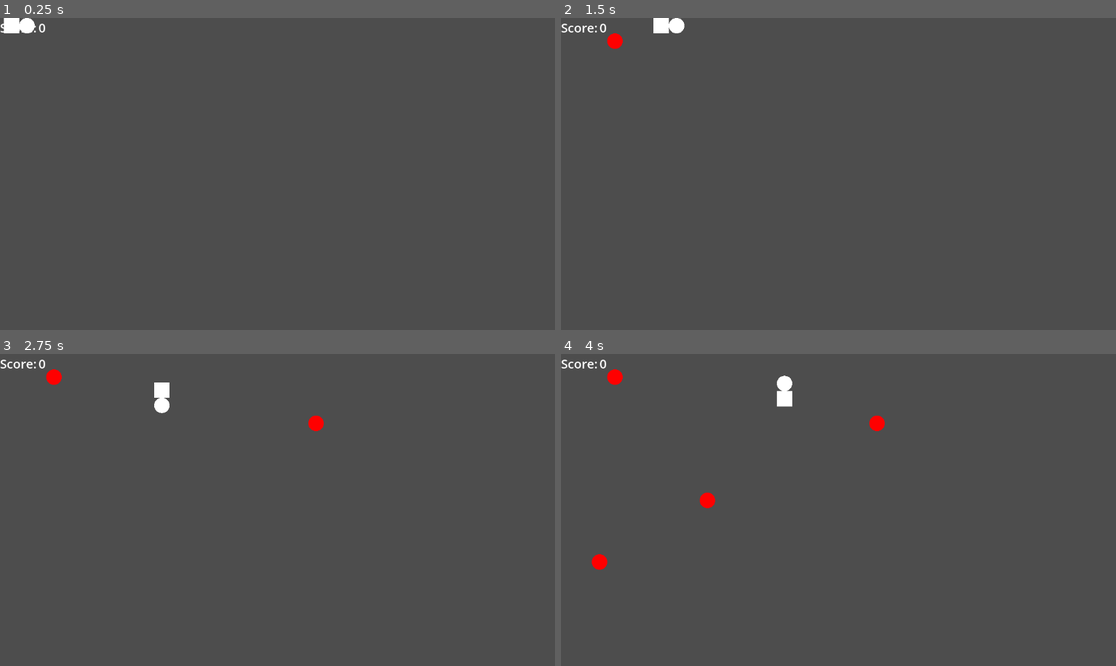
Above: before the commit, frames 1-4 (two rows, left to right).
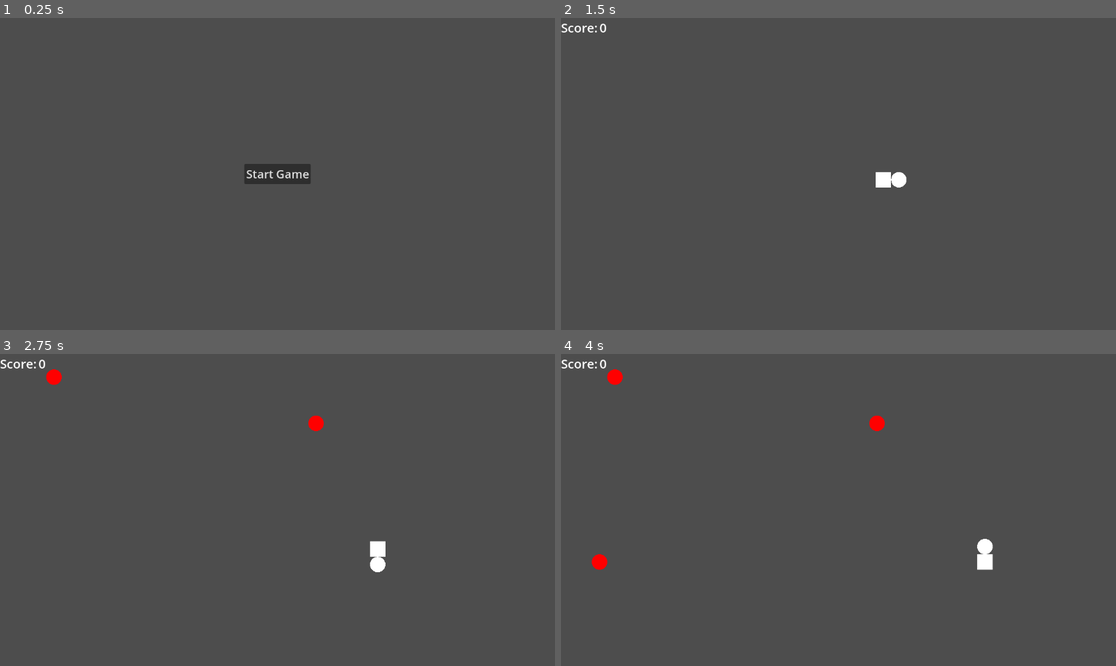
Above: after the commit, the same moments.

Repository: weilence/game-snake
Game: Godot game, scene res://main.tscn
Two runs of this game, one before a commit and one after it. Both use one fixed random seed, a clock stepped at 60 frames per second and the inputs below.
Inputs (mouse positions are in pixels of both pictures, inside the frame that each line leads up to):
- Up to frame 1 (0.25 s): no input
- Up to frame 2 (1.5 s): click (838, 174) at 0.5 s, where only the run after the commit has a clickable "Start Game"; hold Right (ui_right) from 1.28 s (still down)
- Up to frame 3 (2.75 s): release Right (ui_right) at 2.03 s; hold Down (ui_down) from 2.03 s (still down)
- Up to frame 4 (4 s): release Down (ui_down) at 2.78 s; hold Right (ui_right) 2.78-3.53 s; hold Up (ui_up) from 3.53 s (still down)

The runs differ from the first frame. In frame 1, 1.0% of the frame differs, in the area x 0-56%, y 0-54%; in frame 2, 0.6%; in frame 3, 0.5%; in frame 4, 0.6%.

Commit message:
feat: support cross boundary

Diff:
--- a/circle.gd
+++ b/circle.gd
@@ -1,3 +1,4 @@
+@tool
 extends Node2D
 
 @export var circle_color: Color = Color(0, 0, 0)
--- a/global.gd
+++ b/global.gd
@@ -1,8 +1,8 @@
 extends Node
 
 const MAX_APPLE_COUNT = 5
-var CELL_SIZE: int = 32
-@onready var size: Vector2 = get_viewport().get_visible_rect().size / CELL_SIZE
+const CELL_SIZE = 32
+@onready var size: Vector2i = get_viewport().get_visible_rect().size / CELL_SIZE
 
 # Called when the node enters the scene tree for the first time.
 func _ready() -> void:
--- a/global_manager.gd
+++ b/global_manager.gd
@@ -1,30 +1,37 @@
 extends Node
 
 var APPLE_SCENE = preload("res://apple.tscn")
+var SNAKE_SCENE = preload("res://snake.tscn")
 
 var score: int = 0
 var apples: Array[Vector2] = []
 signal score_changed(new_score: int)
-signal grow_snake()
-
-func _ready():
-	start_game()
+signal game_over
 
 func start_game() -> void:
 	score = 0
 	apples.clear()
 	emit_signal("score_changed", score)
 	$AppleSpawnTimer.start()
+	create_snake()
 
-func game_over() -> void:
+func stop_game() -> void:
+	$Snake.queue_free()
 	$AppleSpawnTimer.stop()
+	for apple_node in get_tree().get_nodes_in_group("apple"):
+		apple_node.queue_free()
+	apples.clear()
+	emit_signal("game_over")
 	print("Game Over! Final Score: ", score)
-	get_tree().quit()
+
+func create_snake() -> void:
+	var snake_node: Snake = SNAKE_SCENE.instantiate()
+	snake_node.connect("move_to", _on_snake_move_to)
+	snake_node.connect("die", stop_game)
+	connect("score_changed", snake_node._on_game_manager_score_changed)
+	add_child(snake_node)
 
 func _on_snake_move_to(pos: Vector2) -> void:
-	if pos.x < 0 || pos.x >= Global.size.x || pos.y < 0 || pos.y >= Global.size.y:
-		game_over()
-
 	var apple_index = apples.find(pos)
 	if apple_index != -1:
 		apples.remove_at(apple_index)
@@ -32,7 +39,7 @@
 		score += apple_node.score
 		apple_node.queue_free()
 		emit_signal("score_changed", score)
-		emit_signal("grow_snake")
+		$Snake.grow()
 
 
 func _on_apple_spawn_timer_timeout() -> void:
--- a/hud.gd
+++ b/hud.gd
@@ -1,13 +1,17 @@
 extends CanvasLayer
 
-
-# Called when the node enters the scene tree for the first time.
-func _ready() -> void:
-	pass # Replace with function body.
-
-# Called every frame. 'delta' is the elapsed time since the previous frame.
-func _process(_delta: float) -> void:
-	pass
+signal start_game
 
 func _on_game_manager_score_changed(new_score: int) -> void:
 	$ScoreContainer/ScoreValueLabel.text = str(new_score)
+
+
+func _on_start_button_pressed() -> void:
+	$StartButton.hide()
+	$ScoreContainer.show()
+	emit_signal("start_game")
+
+
+func _on_game_manager_game_over() -> void:
+	$StartButton.show()
+	$ScoreContainer.hide()
--- a/hud.tscn
+++ b/hud.tscn
@@ -9,7 +9,8 @@
 script = ExtResource("1_37p78")
 
 [node name="ScoreContainer" type="HBoxContainer" parent="."]
-offset_right = 40.0
+visible = false
+offset_right = 95.0
 offset_bottom = 40.0
 theme = SubResource("Theme_n2snw")
 
@@ -20,3 +21,13 @@
 [node name="ScoreValueLabel" type="Label" parent="ScoreContainer"]
 layout_mode = 2
 text = "0"
+
+[node name="StartButton" type="Button" parent="."]
+offset_left = 507.0
+offset_top = 303.0
+offset_right = 645.0
+offset_bottom = 345.0
+theme_override_font_sizes/font_size = 24
+text = "Start Game"
+
+[connection signal="pressed" from="StartButton" to="." method="_on_start_button_pressed"]
--- a/main.tscn
+++ b/main.tscn
@@ -1,6 +1,5 @@
-[gd_scene load_steps=4 format=3 uid="uid://cgps7xkn4pmri"]
+[gd_scene load_steps=3 format=3 uid="uid://cgps7xkn4pmri"]
 
-[ext_resource type="PackedScene" uid="uid://g0oetsoqc1w1" path="res://snake.tscn" id="1_ig7tw"]
 [ext_resource type="Script" uid="uid://b8fsmic1qyh4b" path="res://global_manager.gd" id="2_1bvp3"]
 [ext_resource type="PackedScene" uid="uid://b2rehootvkyww" path="res://hud.tscn" id="3_lquwl"]
 
@@ -13,11 +12,7 @@
 
 [node name="HUD" parent="." instance=ExtResource("3_lquwl")]
 
-[node name="Snake" parent="." instance=ExtResource("1_ig7tw")]
-
-[connection signal="grow_snake" from="GameManager" to="Snake" method="_on_game_manager_grow_snake"]
-[connection signal="score_changed" from="GameManager" to="Snake" method="_on_game_manager_score_changed"]
+[connection signal="game_over" from="GameManager" to="HUD" method="_on_game_manager_game_over"]
 [connection signal="score_changed" from="GameManager" to="HUD" method="_on_game_manager_score_changed"]
 [connection signal="timeout" from="GameManager/AppleSpawnTimer" to="GameManager" method="_on_apple_spawn_timer_timeout"]
-[connection signal="die" from="Snake" to="GameManager" method="game_over"]
-[connection signal="move_to" from="Snake" to="GameManager" method="_on_snake_move_to"]
+[connection signal="start_game" from="HUD" to="GameManager" method="start_game"]
--- a/snake.gd
+++ b/snake.gd
@@ -1,62 +1,68 @@
 extends Node2D
+class_name Snake
 
 signal move_to(new_position: Vector2)
 signal die()
 
 var SEGMENT_SCENE = preload("res://snake_segment.tscn")
 
-var head = Vector2(1, 0)
-var bodys: Array[Vector2] = [Vector2(0, 0)]
-var direction = Vector2.RIGHT
-var move_direction = Vector2.RIGHT
+@onready var head = Global.size / 2
+@onready var bodys = [head + Vector2i.LEFT]
+
+var direction = Vector2i.RIGHT
+var move_direction = Vector2i.RIGHT
 var timer = 0.0
-var move_interval = 0.2
+@export var move_interval = 0.2
 
 # Called when the node enters the scene tree for the first time.
 func _ready() -> void:
+	print("Snake ready at position: ", head, " with body: ", bodys)
 	$SnakeHead.position = head * Global.CELL_SIZE
 	var segments = $SnakeBody.get_children()
 	for i in range(segments.size()):
 		segments[i].position = bodys[i] * Global.CELL_SIZE
 
-
 # Called every frame. 'delta' is the elapsed time since the previous frame.
 func _process(delta: float) -> void:
-	if Input.is_action_pressed("ui_right") && direction != Vector2.LEFT:
-		move_direction = Vector2.RIGHT
-	elif Input.is_action_pressed("ui_left") && direction != Vector2.RIGHT:
-		move_direction = Vector2.LEFT
-	elif Input.is_action_pressed("ui_up") && direction != Vector2.DOWN:
-		move_direction = Vector2.UP
-	elif Input.is_action_pressed("ui_down") && direction != Vector2.UP:
-		move_direction = Vector2.DOWN
+	move_direction = get_move_direction()
 
 	timer += delta
-	if move_direction != Vector2.ZERO && timer >= move_interval:
+	if move_direction != Vector2i.ZERO && timer >= move_interval:
 		direction = move_direction
 
-		var new_head = head + direction
+		var new_head = (head + direction + Global.size) % Global.size
 		if bodys.has(new_head):
 			emit_signal("die")
 		emit_signal("move_to", new_head)
 
-		for i in range(bodys.size() - 1, 0, -1):
-			bodys[i] = bodys[i - 1]
-		bodys[0] = head
-		head = new_head
+		# 处理逻辑位置
+		for i in range(bodys.size() - 1, -1, -1):
+			bodys[i] = cross_boundary(bodys[i], bodys[i - 1] if i > 0 else head, $SnakeBody.get_child(i))
+		head = cross_boundary(head, new_head, $SnakeHead)
 		timer = 0.0
 
+	$SnakeHead.position = ($SnakeHead.position as Vector2).move_toward(head * Global.CELL_SIZE, Global.CELL_SIZE * delta / move_interval)
 	var segments = $SnakeBody.get_children()
-	$SnakeHead.position = ($SnakeHead.position as Vector2).move_toward(head * Global.CELL_SIZE, Global.CELL_SIZE * delta / move_interval)
 	for i in range(0, segments.size()):
 		var segment = segments[i]
 		segment.position = (segment.position as Vector2).move_toward(bodys[i] * Global.CELL_SIZE, Global.CELL_SIZE * delta / move_interval)
 
+func get_move_direction() -> Vector2i:
+	if Input.is_action_pressed("ui_right") && direction != Vector2i.LEFT:
+		return Vector2i.RIGHT
+	elif Input.is_action_pressed("ui_left") && direction != Vector2i.RIGHT:
+		return Vector2i.LEFT
+	elif Input.is_action_pressed("ui_up") && direction != Vector2i.DOWN:
+		return Vector2i.UP
+	elif Input.is_action_pressed("ui_down") && direction != Vector2i.UP:
+		return Vector2i.DOWN
+	else:
+		return move_direction
 
 func _on_game_manager_score_changed(new_score: int) -> void:
 	move_interval = max(0.05, 0.2 - new_score * 0.01)
 
-func _on_game_manager_grow_snake() -> void:
+func grow() -> void:
 	var index = bodys.size() - 1
 
 	var new_segment = SEGMENT_SCENE.instantiate()
@@ -64,3 +70,29 @@
 
 	bodys.append(bodys[index])
 	$SnakeBody.add_child(new_segment)
+
+func vectori_to_vector2(vec: Vector2i) -> Vector2:
+	return Vector2(vec.x, vec.y)
+
+func cross_boundary(old_pos: Vector2i, new_pos: Vector2i, node: Node) -> Vector2i:
+	if old_pos.x == Global.size.x - 1 && new_pos.x == 0:
+		create_cross_boundary_animation(node, Vector2.RIGHT)
+		node.position.x = - Global.CELL_SIZE
+	elif old_pos.x == 0 && new_pos.x == Global.size.x - 1:
+		create_cross_boundary_animation(node, Vector2.LEFT)
+		node.position.x = Global.size.x * Global.CELL_SIZE
+	elif old_pos.y == Global.size.y - 1 && new_pos.y == 0:
+		create_cross_boundary_animation(node, Vector2.DOWN)
+		node.position.y = - Global.CELL_SIZE
+	elif old_pos.y == 0 && new_pos.y == Global.size.y - 1:
+		create_cross_boundary_animation(node, Vector2.UP)
+		node.position.y = Global.size.y * Global.CELL_SIZE
+
+	return new_pos
+
+func create_cross_boundary_animation(node: Node, dir: Vector2) -> void:
+	var copy_node = node.duplicate()
+	var tween = copy_node.create_tween()
+	tween.tween_property(copy_node, "position", copy_node.position + dir * Global.CELL_SIZE, move_interval)
+	tween.tween_callback(copy_node.queue_free)
+	$SnakeBodyCopy.add_child(copy_node)
--- a/snake.tscn
+++ b/snake.tscn
@@ -17,4 +17,8 @@
 [node name="SnakeBody" type="Node2D" parent="."]
 
 [node name="SnakeSegment" parent="SnakeBody" instance=ExtResource("4_olj5u")]
+offset_right = 32.0
+offset_bottom = 32.0
 metadata/_edit_use_anchors_ = true
+
+[node name="SnakeBodyCopy" type="Node2D" parent="."]
--- a/snake_segment.gd
+++ b/snake_segment.gd
@@ -1,3 +1,4 @@
+@tool
 extends ColorRect
 
 # Called when the node enters the scene tree for the first time.
